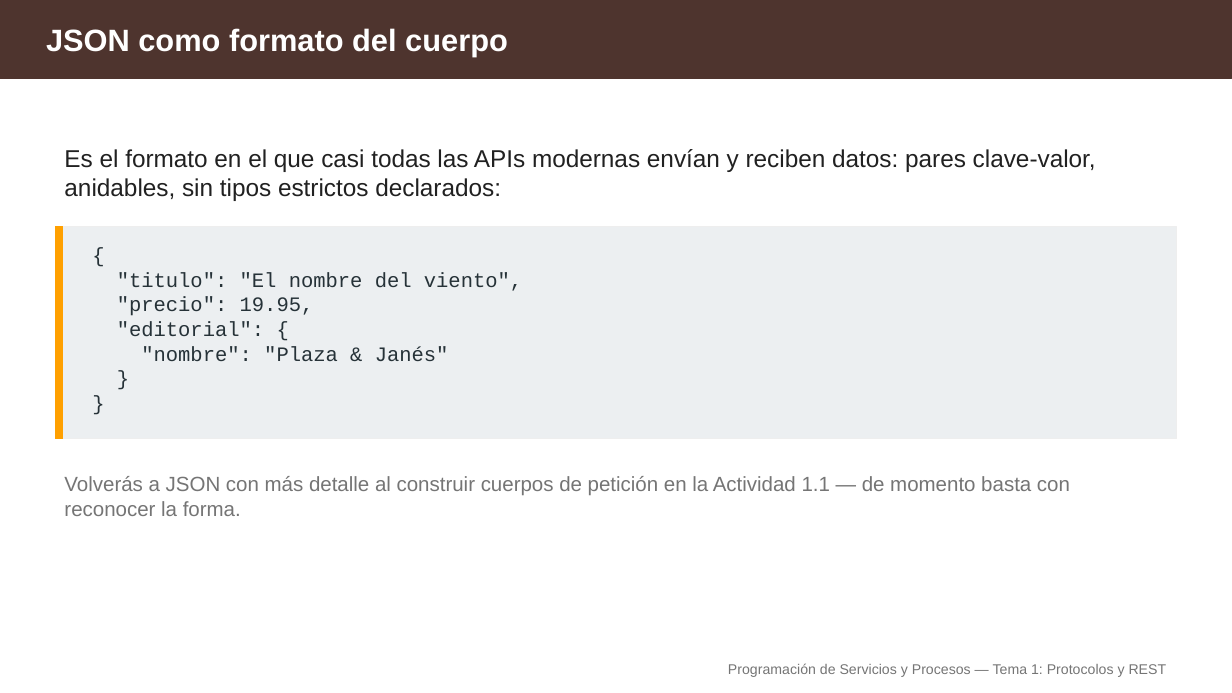
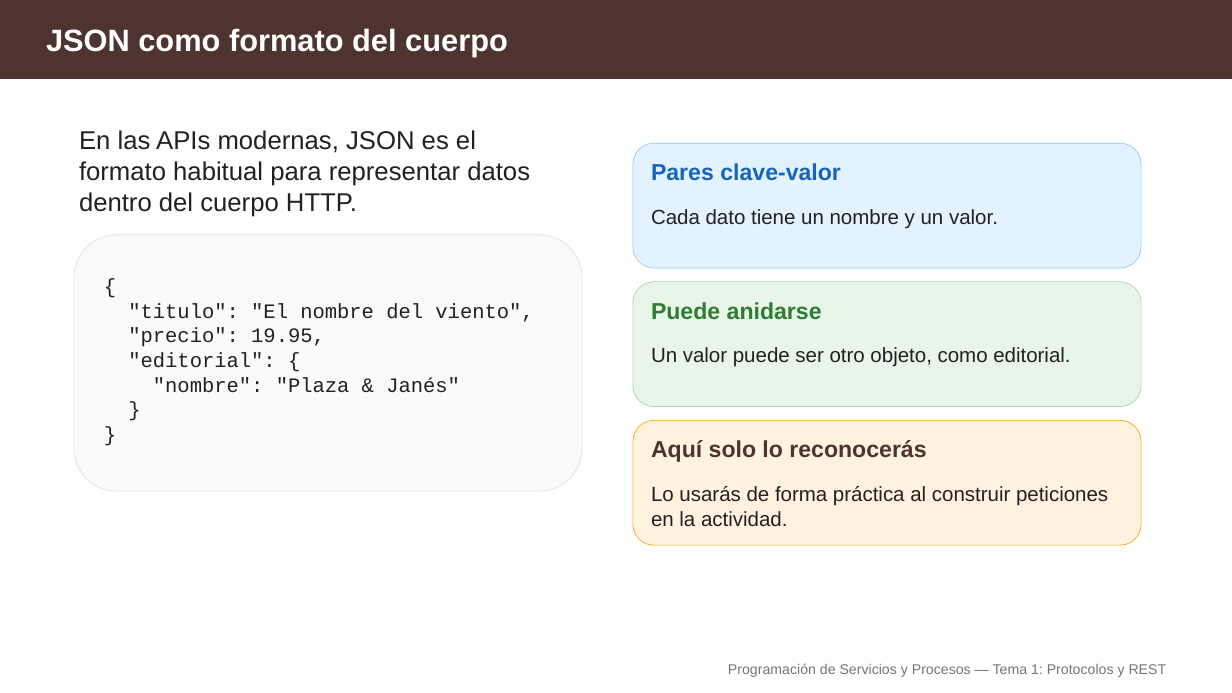
Before and after one commit to aitorventura/programacion-servicios-procesos, a slide deck: slide 9 of docs/tema1/diapositivas/protocolos-y-rest.pptx (slide 18 before the commit). Drawn at 1232x693 pixels with LibreOffice and Linux fonts; fonts in the diff are those of the drawing. Boxes give left, top, right and bottom in pixels: in the first picture for what was removed or moved away, otherwise in the second. Text is boxed around its words. In the diff, an @@ line names an element or a change of style, - is before the commit and + after.

```diff
--- a/docs/tema1/diapositivas/protocolos-y-rest.pptx
+++ b/docs/tema1/diapositivas/protocolos-y-rest.pptx
@@ text removed at bbox=[64, 149, 1096, 201] @@
-Es el formato en el que casi todas las APIs modernas envían y reciben datos: pares clave-valor, anidables, sin tipos estrictos declarados:
@@ text added at bbox=[79, 130, 530, 217], 20 pt, text #212121 @@
+En las APIs modernas, JSON es el formato habitual para representar datos dentro del cuerpo HTTP.
@@ rounded rectangle added at bbox=[633, 143, 1141, 268], fill #E3F2FD, outline #90CAF9 0.5 pt @@
@@ text added at bbox=[651, 163, 841, 181], 18 pt, text #1565C0, bold @@
+Pares clave-valor
@@ text added at bbox=[651, 209, 998, 229], 16 pt, text #212121 @@
+Cada dato tiene un nombre y un valor.
@@ rectangle removed at bbox=[55, 226, 1177, 439] @@
@@ rectangle removed at bbox=[55, 226, 63, 439] @@
@@ rounded rectangle added at bbox=[74, 235, 582, 492], fill #FAFAFA, outline #E0E0E0 0.5 pt @@
@@ rounded rectangle added at bbox=[633, 282, 1141, 407], fill #E8F5E9, outline #A5D6A7 0.5 pt @@
@@ text at bbox=[128, 303, 533, 392]: text changed; text colour #263238 to #212121 @@
-{
-"titulo": "El nombre del viento",
-"precio": 19.95,
-"editorial": {
-"nombre": "Plaza & Janés"
-}
-}
+{
+"titulo": "El nombre del viento",
+"precio": 19.95,
+"editorial": {
+"nombre": "Plaza & Janés"
+}
+}
@@ text added at bbox=[651, 302, 822, 319], 18 pt, text #2E7D32, bold @@
+Puede anidarse
@@ text added at bbox=[651, 347, 1070, 367], 16 pt, text #212121 @@
+Un valor puede ser otro objeto, como editorial.
@@ rounded rectangle added at bbox=[633, 421, 1141, 545], fill #FFF3E0, outline #FFA000 0.5 pt @@
@@ text added at bbox=[651, 440, 926, 462], 18 pt, text #4E342E, bold @@
+Aquí solo lo reconocerás
@@ text removed at bbox=[64, 476, 1070, 516] @@
-Volverás a JSON con más detalle al construir cuerpos de petición en la Actividad 1.1 — de momento basta con reconocer la forma.
@@ text added at bbox=[651, 486, 1108, 526], 16 pt, text #212121 @@
+Lo usarás de forma práctica al construir peticiones en la actividad.
```
Also in this commit, not shown: 15 other slides changed, 1 slide added, 19 slides removed, 1 other file.
